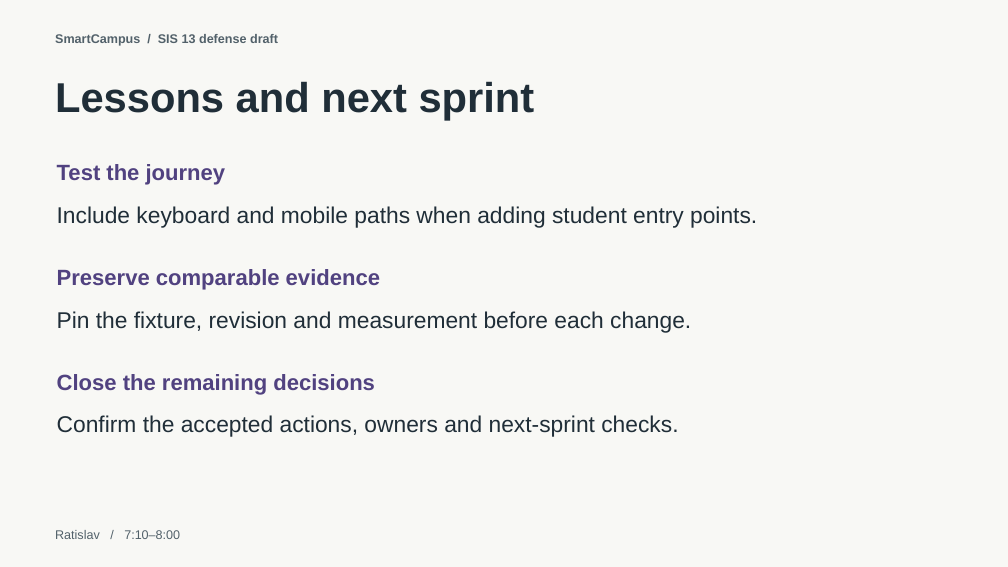
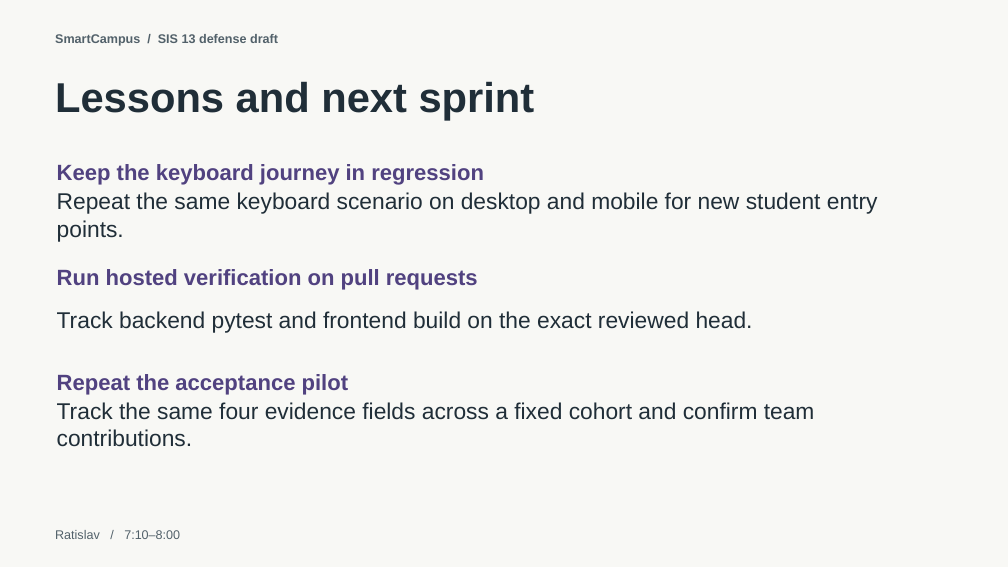
Before and after one commit to yerassyl-clou/SmartCampus, a slide deck: slide 10 of docs/SIS13/presentation/SmartCampus_SIS13.pptx. Drawn at 1008x567 pixels with LibreOffice and Linux fonts; fonts in the diff are those of the drawing. Boxes give left, top, right and bottom in pixels: in the first picture for what was removed or moved away, otherwise in the second. Text is boxed around its words. In the diff, an @@ line names an element or a change of style, - is before the commit and + after.

Commit message:
Complete defense evidence and disclose authorized rating provenance

```diff
--- a/docs/SIS13/presentation/SmartCampus_SIS13.pptx
+++ b/docs/SIS13/presentation/SmartCampus_SIS13.pptx
@@ text at bbox=[57, 164, 484, 185]: text changed @@
-Test the journey
+Keep the keyboard journey in regression
@@ text at bbox=[57, 192, 878, 241]: text changed @@
-Include keyboard and mobile paths when adding student entry points.
+Repeat the same keyboard scenario on desktop and mobile for new student entry points.
@@ text at bbox=[57, 269, 478, 290]: text changed @@
-Preserve comparable evidence
+Run hosted verification on pull requests
@@ text at bbox=[57, 311, 753, 332]: text changed @@
-Pin the fixture, revision and measurement before each change.
+Track backend pytest and frontend build on the exact reviewed head.
@@ text at bbox=[57, 374, 348, 395]: text changed @@
-Close the remaining decisions
+Repeat the acceptance pilot
@@ text at bbox=[57, 402, 815, 447]: text changed @@
-Confirm the accepted actions, owners and next-sprint checks.
+Track the same four evidence fields across a fixed cohort and confirm team contributions.
```
Also in this commit, not shown: 4 other slides changed, 2 slides added, 2 slides removed, 2 other files.
